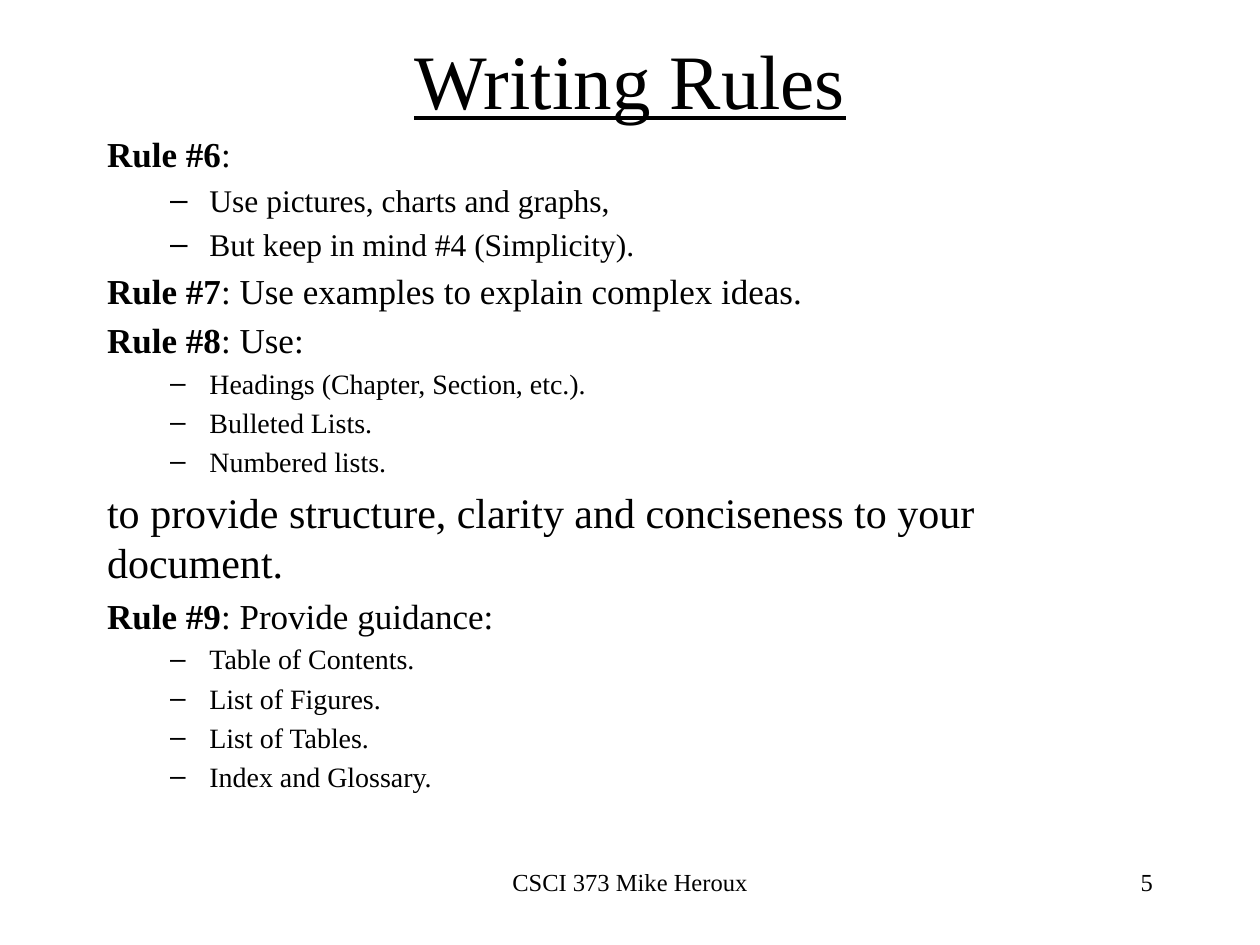
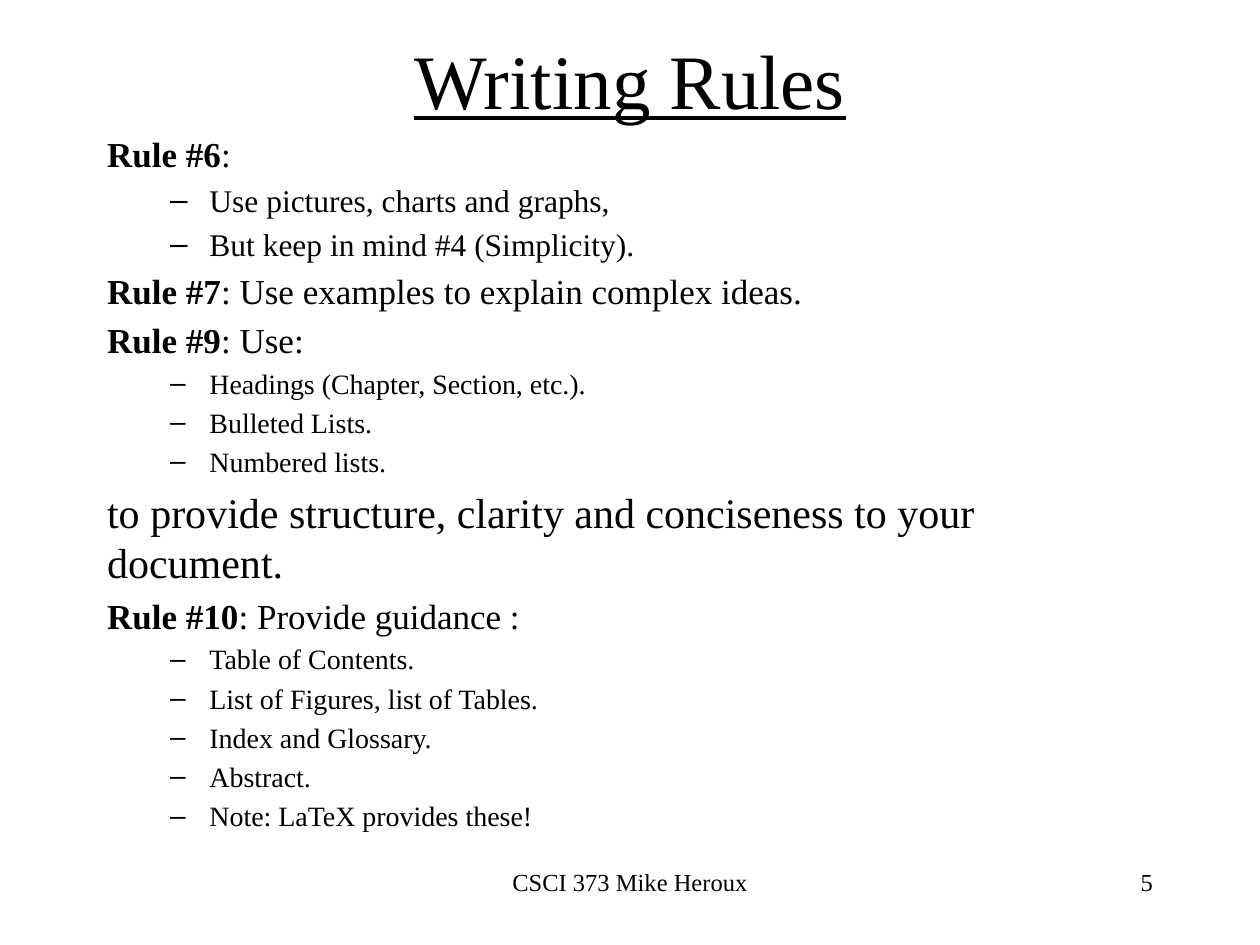
Before and after one commit to maherou/old.maherou.github.io, a slide deck: slide 5 of files/CS373/TechWritingSpeaking2.0.pptx. Drawn at 1260x945 pixels with LibreOffice and Linux fonts; fonts in the diff are those of the drawing. Boxes give left, top, right and bottom in pixels: in the first picture for what was removed or moved away, otherwise in the second. Text is boxed around its words. In the diff, an @@ line names an element or a change of style, - is before the commit and + after.

```diff
--- a/files/CS373/TechWritingSpeaking2.0.pptx
+++ b/files/CS373/TechWritingSpeaking2.0.pptx
@@ text at bbox=[107, 328, 304, 354]: text changed @@
-Rule #8: Use:
+Rule #9: Use:
@@ text at bbox=[107, 604, 501, 636]: text changed @@
-Rule #9: Provide guidance:
+Rule #10: Provide guidance :
@@ text at bbox=[209, 689, 538, 714]: text changed @@
-  – List of Figures.
-  – List of Tables.
+  – List of Figures, list of Tables.
@@ text at bbox=[209, 767, 533, 832]: paragraphs added @@
+  – Abstract.
+  – Note: LaTeX provides these!
```
Also in this commit, not shown: 1 other file.
